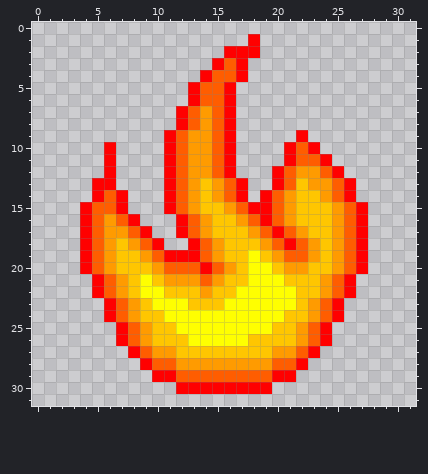
Two versions of one pixel-art sprite, img/feu_pos_1.png. The picture above was drawn from the file before the commit.
The file is 32x32 pixels.
And afterwards:
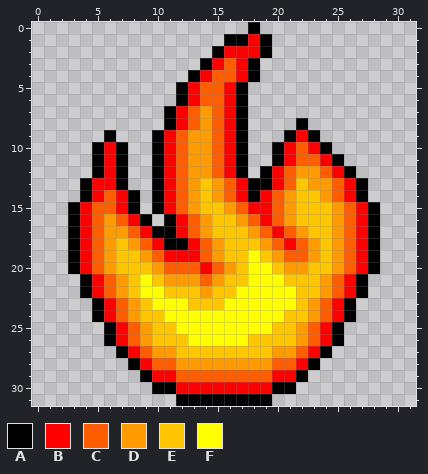
Palette (. is transparent): A #000000  B #ff0000  C #ff5d00  D #ff9b00  E #ffc600  F #ffff00
The author wrote: modification contour sprite feu position 1 2 et 3
From old to new:
Colour A is added in row 0 at x 18; in row 1 at x 16 to 17 and 19; in row 2 at x 15 and 19; in row 3 at x 14 and 18; in row 4 at x 13 and 18; in rows 5 to 6 at x 12 and 17.
Colour A is added in row 7 at x 11 and 17; in row 8 at x 11, 17 and 22; in row 9 at x 6, 10, 17, 21 and 23; in row 10 at x 5, 7, 10, 17, 20 and 24; in row 11 at x 5, 7, 10, 17, 20 and 25; in row 12 at x 5, 7, 10, 17, 19 and 26.
Colour A is added in row 13 at x 4, 7, 10, 18 to 19 and 27; in row 14 at x 4, 8, 10, 18 and 27; in row 15 at x 3, 8, 10 and 28; in row 16 at x 3, 9, 11 and 28; in row 17 at x 3, 10 to 11 and 28; in row 18 at x 3, 11 to 12 and 28.
Colour A is added in rows 19 to 20 at x 3 and 28; in rows 21 to 22 at x 4 and 27; in rows 23 to 24 at x 5 and 26; in rows 25 to 26 at x 6 and 25; in row 27 at x 7 and 24; in row 28 at x 8 and 23.
Colour A is added in row 29 at x 9 and 22; in row 30 at x 10 to 11 and 20 to 21; in row 31 at x 12 to 19.
Pixel boxes of the changes (left, top, right, bottom) in both pictures:
added: (68, 22, 380, 406)
